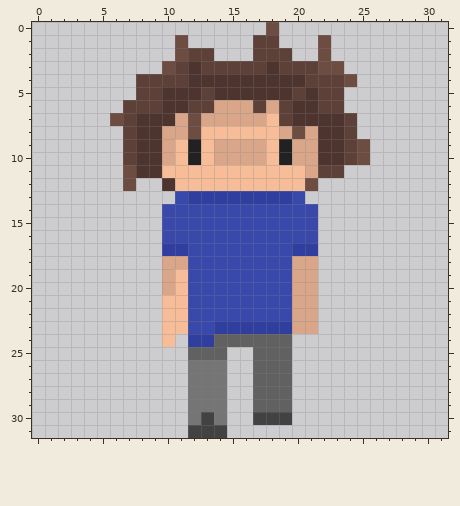
Edited in one commit: pixel-art sprite (res/player/normal/player_down1.png). This is how it looked before the edit.
The file is 32x32 pixels.
New version:
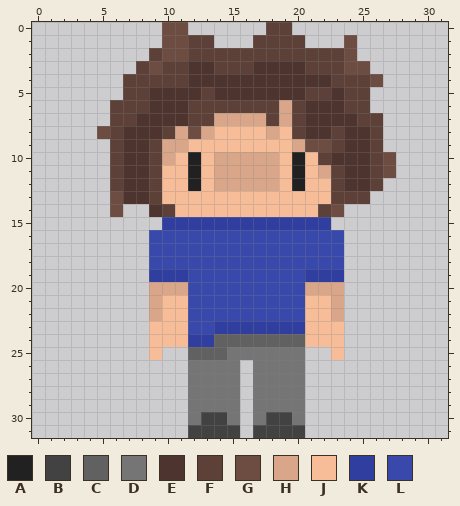
Palette (. is transparent): A #212121  B #424242  C #616161  D #757575  E #4e342e  F #5d4037  G #6d4c41  H #d9a689  J #f7bd99  K #303f9f  L #3949ab
The edit:
@@ x 0..31 @@
- 0 ..................G.............
- 1 ...........G.....FF...G.........
- 2 ...........GFF...FFF..G.........
- 3 ..........GFEFFFFFEFFFGG........
- 4 ........FFFFEEEEEEEEEFFFG.......
- 5 ........FFEEEFEEEEEEFEFF........
- 6 .......FFFEEFFHHHFHFEEFF........
- 7 ......GFEEEHGHHHHHJFEEEEF.......
- 8 .......FEEHHGJJJJJJHGHEEF.......
- 9 .......FEEHJAJHHHHJAHHEEFG......
-10 .......FEEHJAJHHHHJAHHEEFG......
-11 .......GEEJJJJJJJJJJJHFF........
-12 .......G..EJJJJJJJJJJG..........
-13 ...........LKKKKKKKKL...........
-14 ..........LLLLLLLLLLLL..........
-15 ..........LLLLLLLLLLLL..........
-16 ..........LLLLLLLLLLLL..........
-17 ..........KKLLLLLLLLKK..........
-18 ..........HHLLLLLLLLHH..........
-19 ..........HJLLLLLLLLHH..........
-20 ..........HJLLLLLLLLHH..........
-21 ..........JJLLLLLLLLHH..........
-22 ..........JJLLLLLLLLHH..........
-23 ..........JJLLKKKKKKHH..........
-24 ..........J.KKCCCCCC............
-25 ............CCC..CCC............
-26 ............DDD..CCC............
-27 ............DDD..CCC............
-28 ............DDD..CCC............
-29 ............DDD..CCC............
-30 ............DBD..BBB............
-31 ............BBB.................
+ 0 ..........GG......FF............
+ 1 ..........GGFF...FFFF...G.......
+ 2 .........FGGFFFFFFFFFFFFG.......
+ 3 ........FGFFEEFFFEEEEFFFGG......
+ 4 .......FFFFFEEEEEEEEEEEFFFG.....
+ 5 .......FFEEEEFEEEEEEEFFEFF......
+ 6 ......FFFEEEFFFFFFFHFEEEFF......
+ 7 ......FFEEEEFFHHHHFHFEEEEFF.....
+ 8 .....GFEEEFHGHJJJJHJFEEFEEF.....
+ 9 ......FEEFHHJJJJJJJJHGGFEEF.....
+10 ......FEEFHJAJHHHHHJAJFEEEFG....
+11 ......FEEFJJAJHHHHHJAJHFEEFG....
+12 ......FEEFJJAJHHHHHJAJJFEEF.....
+13 ......GEEFJJJJJJJJJJJJJFFF......
+14 ......G..EFJJJJJJJJJJJFG........
+15 ..........KKKKKKKKKKKKK.........
+16 .........LLLLLLLLLLLLLLL........
+17 .........LLLLLLLLLLLLLLL........
+18 .........LLLLLLLLLLLLLLL........
+19 .........KKKLLLLLLLLLKKK........
+20 .........HHHLLLLLLLLLHHH........
+21 .........HJJLLLLLLLLLJJH........
+22 .........HJJLLLLLLLLLJJH........
+23 .........JJJLLKKKKKKKJJJ........
+24 .........JJJKKCCCCCCCJJJ........
+25 .........J..CCCDDDDDD..J........
+26 ............DDDD.DDDD...........
+27 ............DDDD.DDDD...........
+28 ............DDDD.DDDD...........
+29 ............DDDD.DDDD...........
+30 ............DBBD.DBBD...........
+31 ............BBBB.BBBB...........
